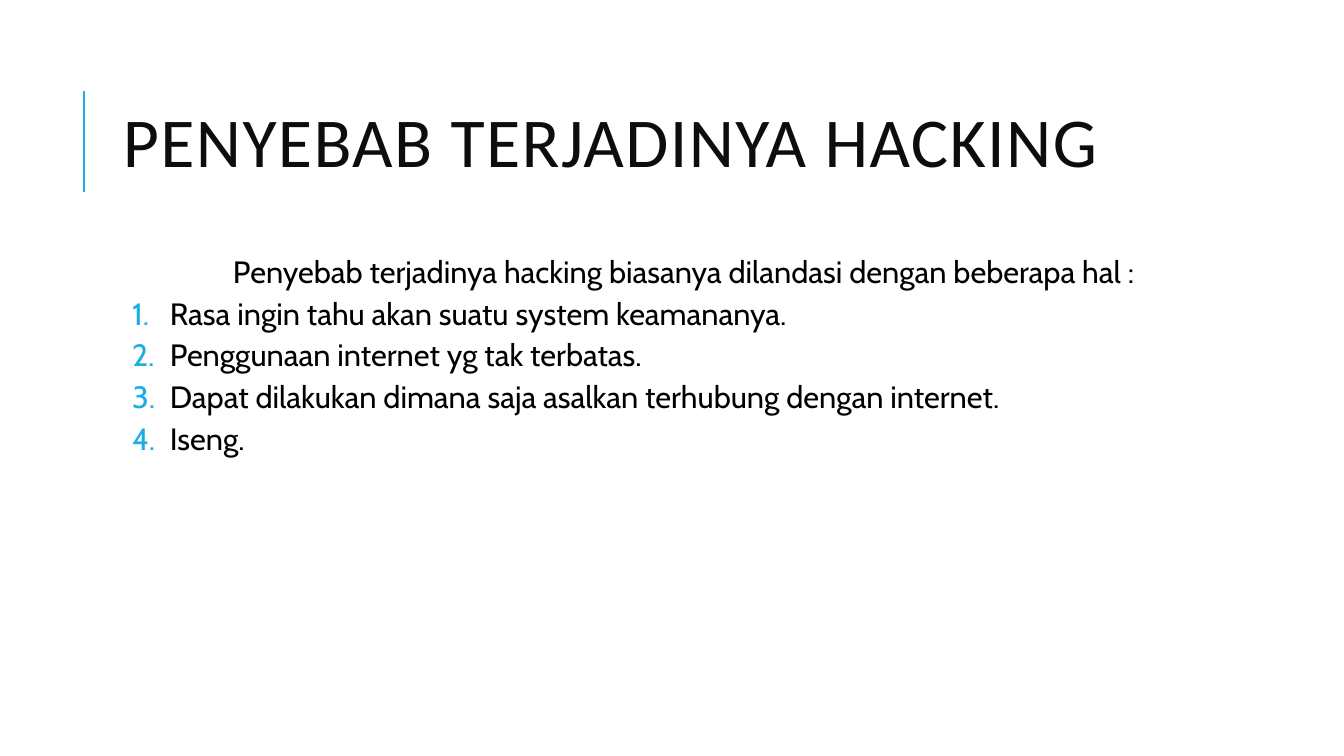
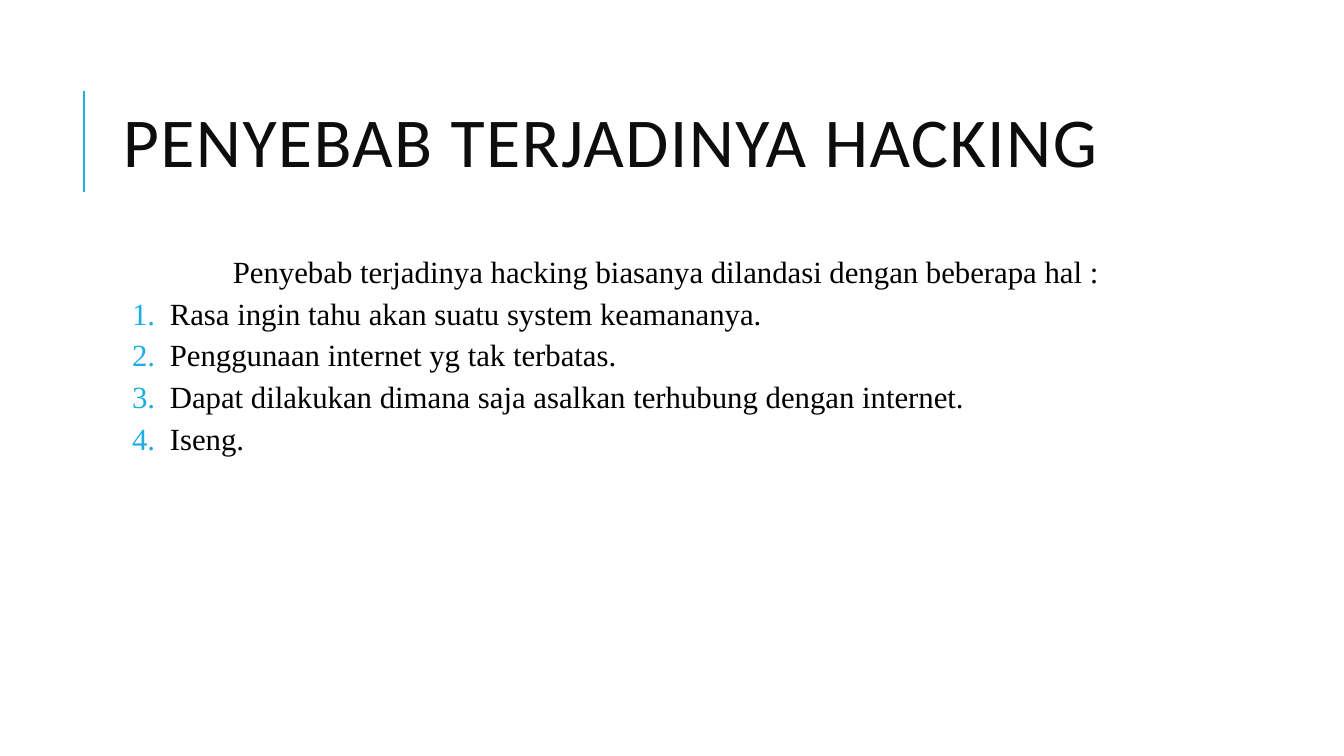
Before and after one commit to Mikroskil/Pejuang, a slide deck: slide 9 of pptpresentasieptikhacking-140615110436-phpapp01.pptx. Drawn at 1344x756 pixels with LibreOffice and Linux fonts; fonts in the diff are those of the drawing. Boxes give left, top, right and bottom in pixels: in the first picture for what was removed or moved away, otherwise in the second. Text is boxed around its words. In the diff, an @@ line names an element or a change of style, - is before the commit and + after.

```diff
--- a/pptpresentasieptikhacking-140615110436-phpapp01.pptx
+++ b/pptpresentasieptikhacking-140615110436-phpapp01.pptx
@@ text "Penyebab terjadinya hacking biasanya dilandasi ..." at box(170, 261, 1083, 456): font Cabin to Times New Roman @@
```
Also in this commit, not shown: 2 other slides changed.
